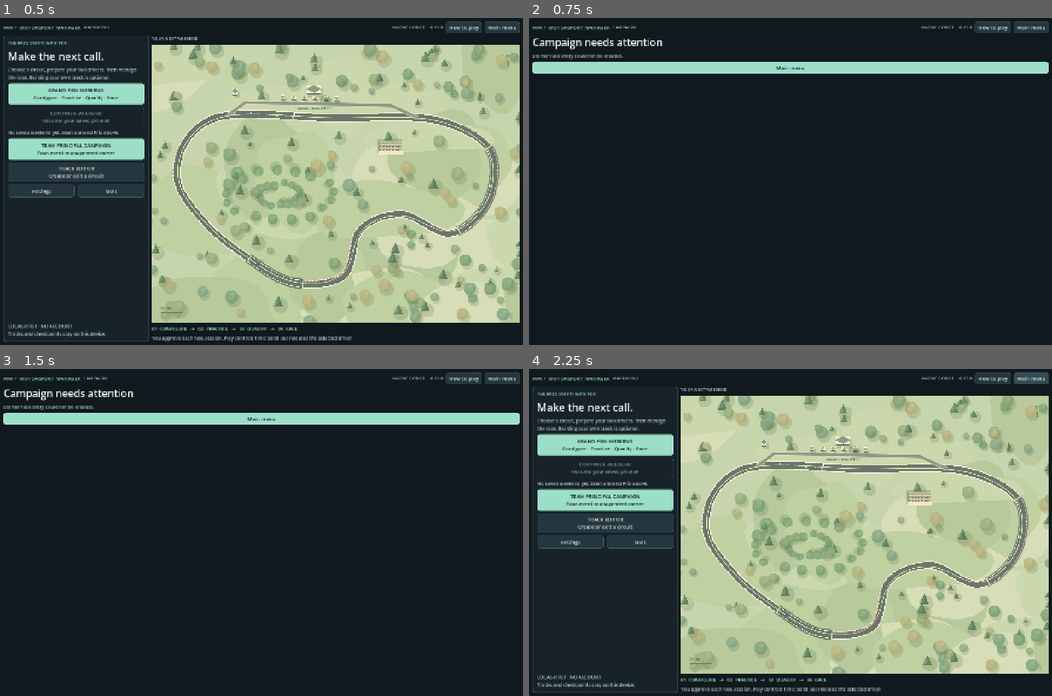
Above: before the commit, frames 1-4 (two rows, left to right).
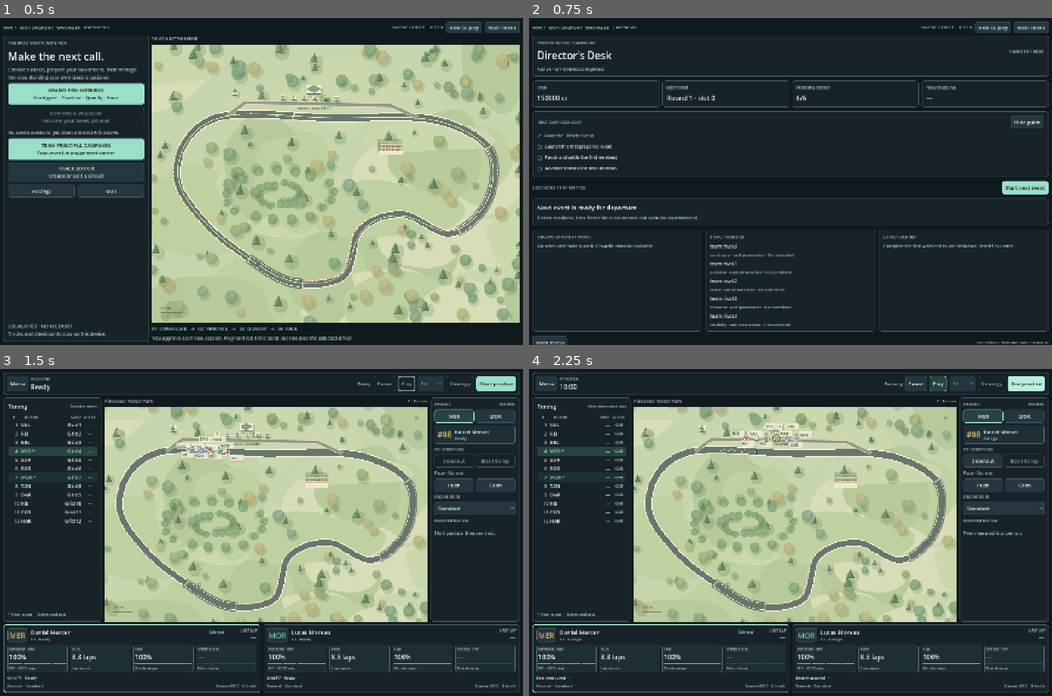
Above: after the commit, the same moments.

Repository: Luis85/motorsport-manager
Game: Godot game, scene res://scenes/main.tscn
The game is run twice, just before and just after one commit, with the same random seed, the same clock (stepped at 60 frames per second) and the same inputs.
Inputs (mouse positions are in pixels of both pictures, inside the frame that each line leads up to):
- Up to frame 1 (0.5 s): no input
- Up to frame 2 (0.75 s): click "TEAM PRINCIPAL CAMPAIGN Four-…" at 0.5 s
- Up to frame 3 (1.5 s): click (496, 539) at 1.25 s, where only the run after the commit has a clickable "Start next event"
- Up to frame 4 (2.25 s): click (1025, 382) at 2 s, where only the run after the commit has a clickable "Start practice"

Frame 1 is identical in both runs. In frame 2, 11% of the frame differs, in the area x 0-100%, y 5-100%; in frame 3, 52%; in frame 4, 54%, in the area x 0-100%, y 1-99%.
Error before the commit: Parse Error: Too many arguments for "get()" call. Expected at most 1 but received 2. (res://scripts/application/campaign/starter.gd:141)

Commit message:
fix: harden starter policy construction

Diff:
--- a/scripts/application/campaign/starter.gd
+++ b/scripts/application/campaign/starter.gd
@@ -137,8 +137,9 @@
 		if entry.status == "accepted": eligible.append_array(entry.person_ids)
 	var player: Dictionary = season.entries.get("entrant.player", {})
 	var bonuses: Array = []
+	var bonus_seed = [10000, 7000, 5000, 3000, 2000, 1000, 500, 250]
 	for index in range(rules.points_by_position.size()):
-		bonuses.append([10000, 7000, 5000, 3000, 2000, 1000, 500, 250].get(index, 0))
+		bonuses.append(int(bonus_seed[index]) if index < bonus_seed.size() else 0)
 	return CampaignWeekendPolicy.build({"campaign_id": restored.state.campaign_id,
 		"season_id": season.season_id, "campaign_event_id": event_id,
 		"account_id": restored.state.organization_id}, rules.points_by_position,
